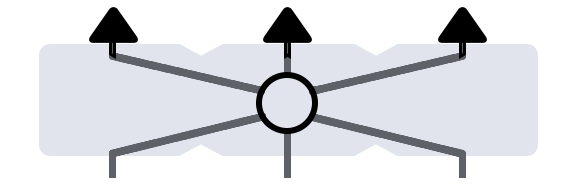
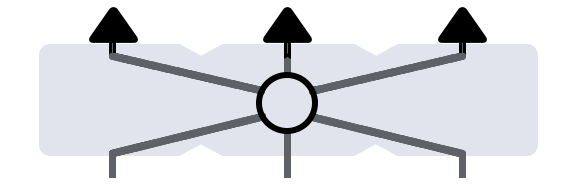
Layer changes from the first w=576, h=192 image to the second:
painted on "Rechteck 1 Kopie 5 #1" over [109, 52, 116, 59]
painted on "Rechteck 1 Kopie 5" over [459, 53, 466, 59]
